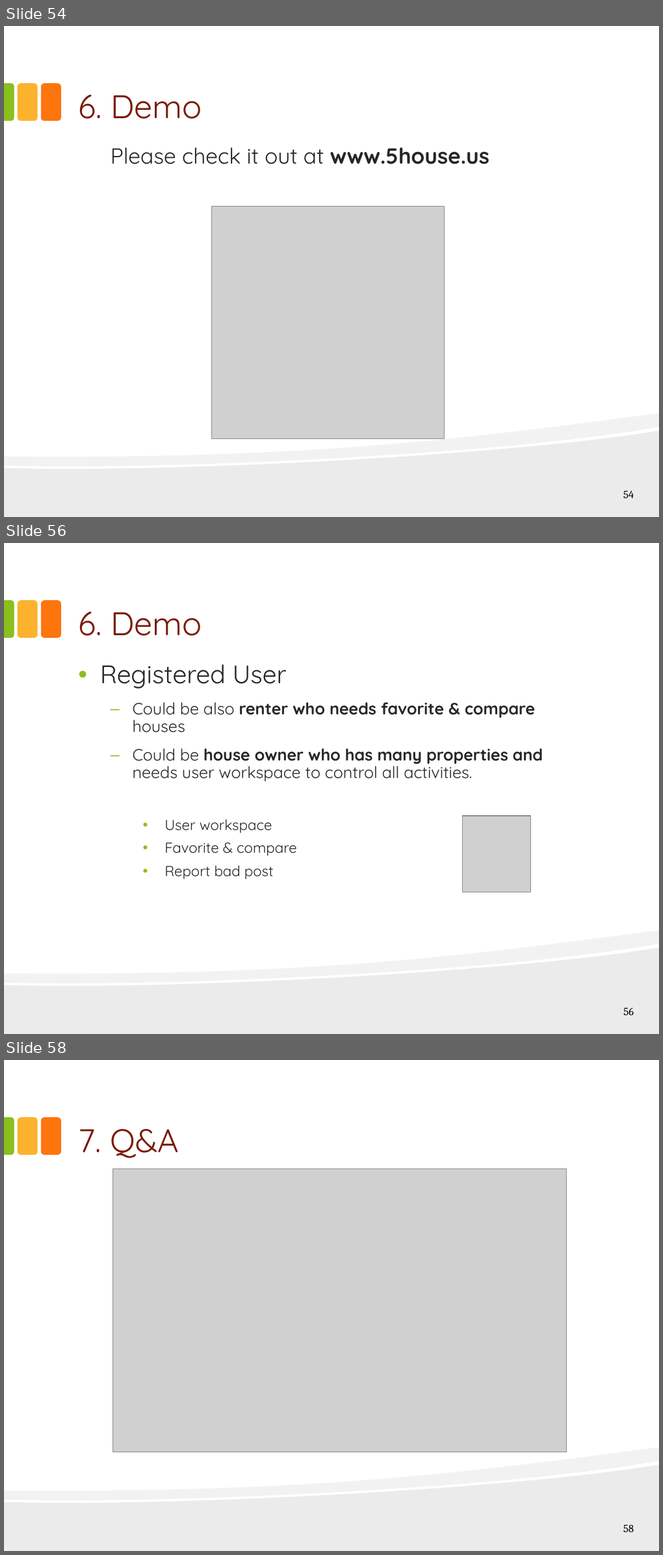
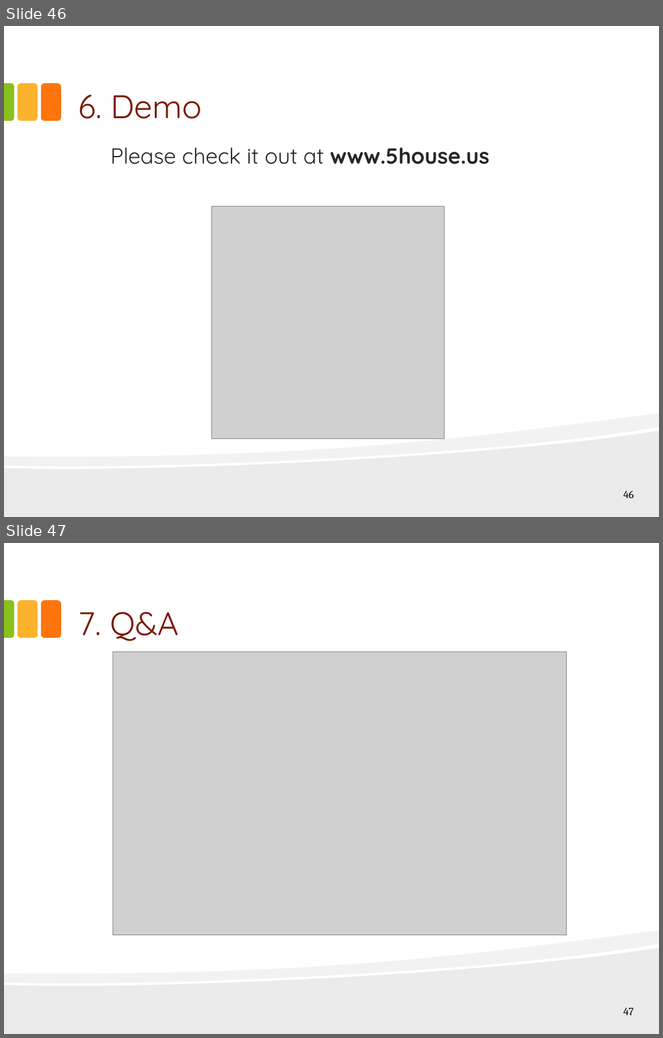
Before and after one commit to hungqcao/Rental-House-Finding, a slide deck: Document/Documentation/Final Document & Report/RHF_Presentation_Final_v1.0.pptx. Shown one above the other, each under a label of ours: slides 54, 56 and 58 before the commit, slides 46 and 47 after it; the slides between them are not shown. The pictures are 663x1555 and 663x1038 pixels, drawn with LibreOffice and Linux fonts; fonts in the diff are those of the drawing; grey boxes stand for pictures. Boxes give left, top, right and bottom in pixels: in the first picture for what was removed or moved away, otherwise in the second. Text is boxed around its words. In the diff, an @@ line names an element or a change of style, - is before the commit and + after.

```diff
--- a/Document/Documentation/Final Document & Report/RHF_Presentation_Final_v1.0.pptx
+++ b/Document/Documentation/Final Document & Report/RHF_Presentation_Final_v1.0.pptx
@@ slide 56 removed at <box>4,543,659,1034</box>, background #FFFFFF; not listed: 5 template elements that a slide beside it also shows @@
@@ title removed at <box>78,611,202,636</box> @@
-6. Demo
@@ text removed at <box>100,665,543,880</box> @@
-• Registered User
-  – Could be also renter who needs favorite & compare houses
-  – Could be house owner who has many properties and needs user workspace to control all activities.
-    • User workspace
-    • Favorite & compare
-    • Report bad post
@@ picture removed at <box>463,816,530,893</box> @@
@@ page number removed at <box>623,1008,634,1016</box> @@
-56
@@ what was slide 54 is now slide 46 @@
@@ page number at <box>623,491,634,499</box>: text changed @@
-54
+46
@@ what was slide 58 is now slide 47 @@
@@ page number at <box>623,1008,634,1016</box>: text changed @@
-58
+47
```
Also in this commit, not shown: 8 slides changed, 1 slide added, 11 other slides removed.
